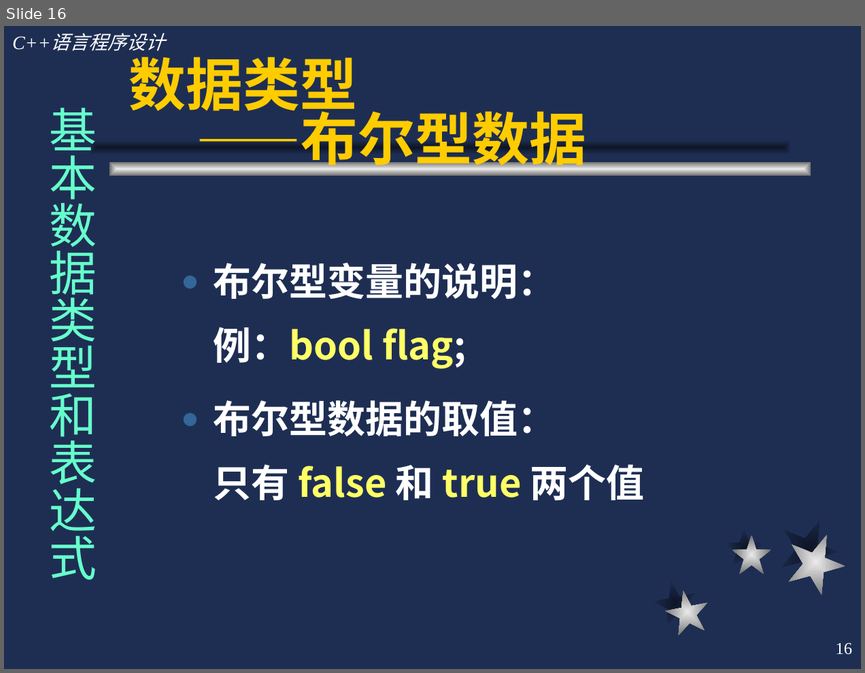
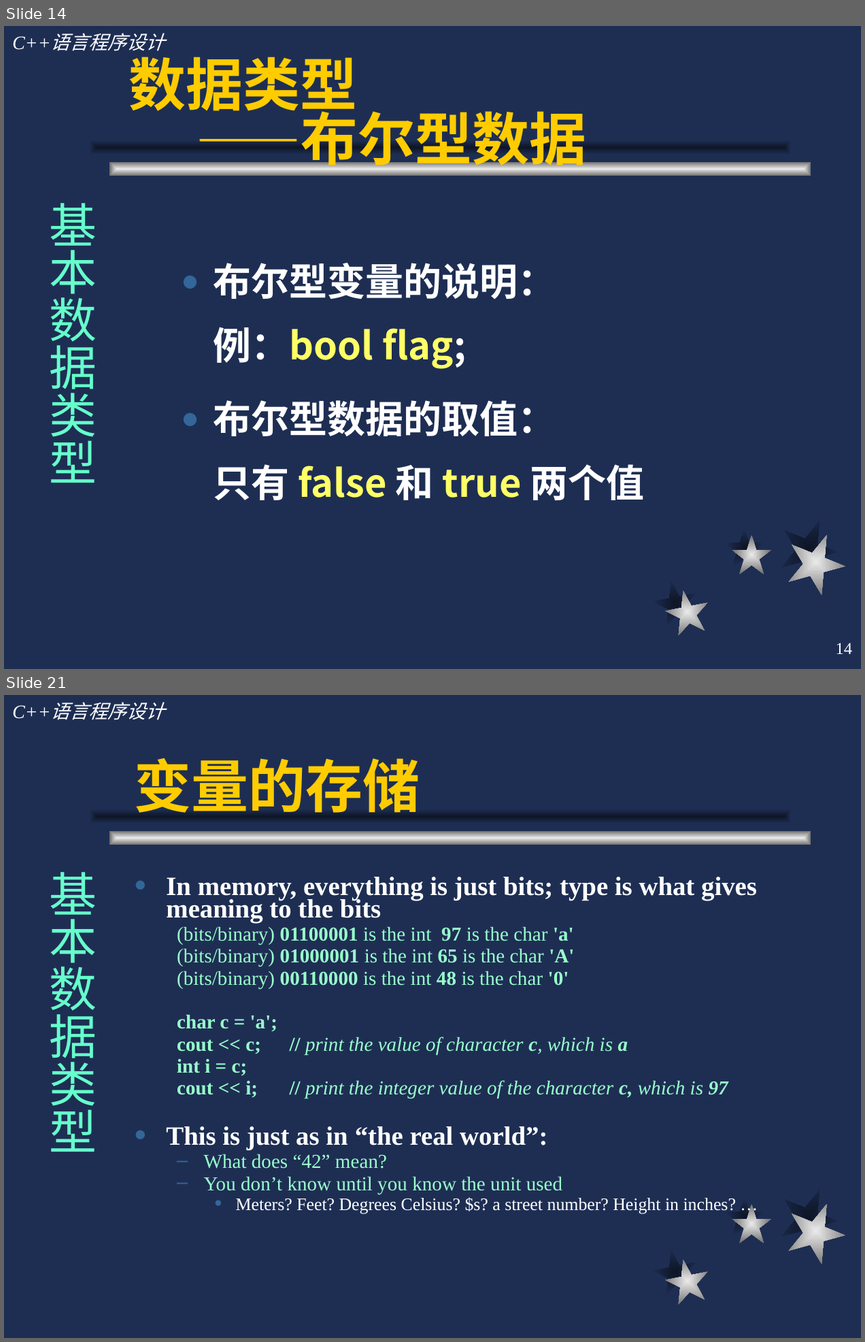
Before and after one commit to cugwhp/OOPCPP, a slide deck: 02.PPT/Ch2-C++语言概述/c++2.ppt. Shown one above the other, each under a label of ours: slide 16 before the commit, slides 14 and 21 after it; the slides between them are not shown. The pictures are 865x673 and 865x1342 pixels, drawn with LibreOffice and Linux fonts; fonts in the diff are those of the drawing. Boxes give left, top, right and bottom in pixels: in the first picture for what was removed or moved away, otherwise in the second. Text is boxed around its words. In the diff, an @@ line names an element or a change of style, - is before the commit and + after.

```diff
--- a/02.PPT/Ch2-C++语言概述/c++2.ppt
+++ b/02.PPT/Ch2-C++语言概述/c++2.ppt
@@ slide 21 added at (4, 695, 861, 1338), background #1E2E53; not listed: 9 template elements that a slide beside it also shows @@
@@ title added at (134, 758, 419, 813), 48 pt, text #FFCC00, bold @@
+变量的存储
@@ text added at (49, 872, 96, 1151), 40 pt, text #66FFCC @@
+基本数据类型
@@ text added at (166, 877, 757, 1214), 16.6 pt, text #99FFCC @@
+● In memory, everything is just bits; type is what gives meaning to the bits
+  (bits/binary) 01100001 is the int 97 is the char 'a'
+  (bits/binary) 01000001 is the int 65 is the char 'A'
+  (bits/binary) 00110000 is the int 48 is the char '0'
+  char c = 'a';
+  cout << c; // print the value of character c, which is a
+  int i = c;
+  cout << i; // print the integer value of the character c, which is 97
+● This is just as in “the real world”:
+  – What does “42” mean?
+  – You don’t know until you know the unit used
+    ● Meters? Feet? Degrees Celsius? $s? a street number? Height in inches? …
@@ what was slide 16 is now slide 14 @@
@@ slide 14 changed as well @@
@@ text at (49, 203, 96, 482): text changed @@
-基本数据类型和表达式
+基本数据类型
@@ page number at (836, 643, 853, 654): text changed @@
-16
+14
```
Also in this commit, not shown: 67 other slides changed, 12 other slides added, 6 slides removed, 4 other files.
